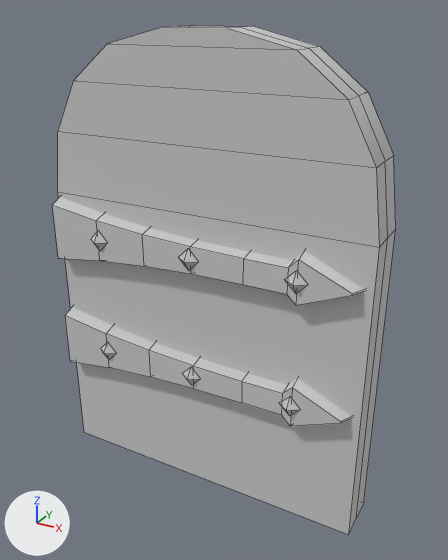
Two versions of the FBX model Assets/Material/Aolai model/door/door2.FBX, one commit apart.
Before and after are seen from a camera (50 mm lens) standing at (1.64, -2.86, 2.79) and looking at (0.07, 0.0, 1.36). Arrows for +X, +Y and +Z are at lower left; the lights stay in place. Mesh edges are drawn as thin lines. Where no turn or scale is listed for an object, it has been applied to the vertices.
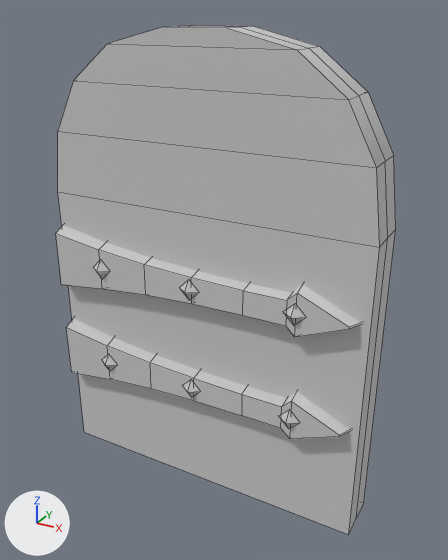
What differs and where, as boxes (x1, y1, x2, y2) in the pictures (448 x 560 px; the box of a moved part takes in the faces that stretch with it):
'Box001', reshaped
    before: (52, 25, 396, 534)
    after: (56, 25, 396, 534)
part 1 of me_mesh, moved or reshaped
    before: (179, 250, 197, 269)
    after: (180, 281, 197, 299)
part 2 of me_mesh, moved or reshaped
    before: (285, 273, 306, 293)
    after: (284, 305, 304, 325)
part 3 of me_mesh, moved or reshaped
    before: (91, 232, 106, 250)
    after: (94, 261, 108, 278)
part 4 of me_mesh, moved or reshaped
    before: (52, 197, 364, 306)
    after: (56, 225, 361, 337)
part 5 of me_mesh, moved or reshaped
    before: (183, 368, 199, 384)
    after: (183, 381, 199, 397)
part 6 of me_mesh, moved or reshaped
    before: (280, 398, 299, 415)
    after: (280, 412, 298, 428)
part 7 of me_mesh, moved or reshaped
    before: (101, 343, 115, 359)
    after: (102, 355, 116, 370)
part 8 of me_mesh, moved or reshaped
    before: (65, 307, 352, 426)
    after: (66, 319, 350, 439)

The change in detail:
me_mesh has 130 vertices, 123 faces and spans x 0.0..1.97, y -0.25..0.14, z 0.0..2.71.
me_mesh is used by ob_box001; location (-0.998, 0.0, 0.0).
me_mesh part 1: the loose piece of 5 vertices spanning x 0.9..1.03, y -0.25..-0.21, z 1.48..1.61 is moved by (0.0, 0.0, -0.18).
me_mesh part 2: the loose piece of 5 vertices spanning x 1.53..1.66, y -0.25..-0.21, z 1.48..1.61 is moved by (0.0, 0.0, -0.18).
me_mesh part 3: the loose piece of 5 vertices spanning x 0.28..0.41, y -0.25..-0.21, z 1.48..1.61 is moved by (0.0, 0.0, -0.18).
me_mesh part 4: the loose piece of 32 vertices spanning x 0.01..1.93, y -0.21..-0.13, z 1.33..1.75 is moved by (0.0, 0.0, -0.18).
me_mesh part 5: the loose piece of 5 vertices spanning x 0.9..1.03, y -0.25..-0.21, z 0.74..0.87 is moved by (0.0, 0.0, -0.09).
me_mesh part 6: the loose piece of 5 vertices spanning x 1.53..1.66, y -0.25..-0.21, z 0.74..0.87 is moved by (0.0, 0.0, -0.09).
me_mesh part 7: the loose piece of 5 vertices spanning x 0.28..0.41, y -0.25..-0.21, z 0.74..0.87 is moved by (0.0, 0.0, -0.09).
me_mesh part 8: the loose piece of 32 vertices spanning x 0.01..1.93, y -0.21..-0.13, z 0.59..1.01 is moved by (0.0, 0.0, -0.09).
